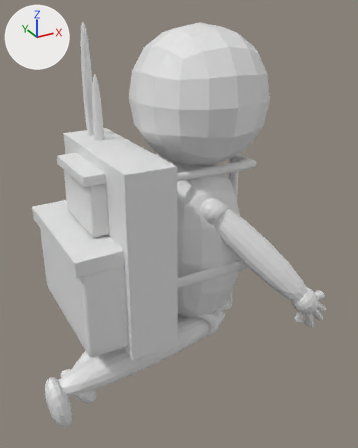
The Blender file ProgettoBello/Assets/BlenderAssets/animazione raccolta oggetti.blend: old version first, new version second.
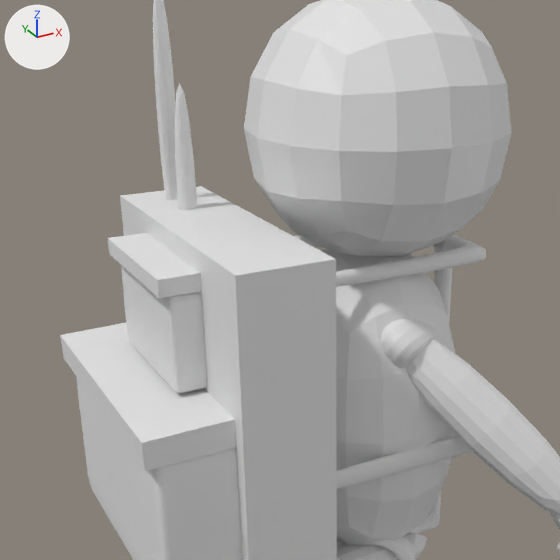
Old and new are each drawn whole from a 50 mm lens placed at (-3.13, -5.29, 4.91), pointed at (-0.26, -0.07, 2.3) and again close up on the part from 0% to 83% of the width and 7% to 73% of the height. The axes (+X, +Y, +Z) are drawn at upper left. The lights are the same throughout. Both versions are drawn at frame 5 of the action 'Cube.031Action'; the numbers are the values there.
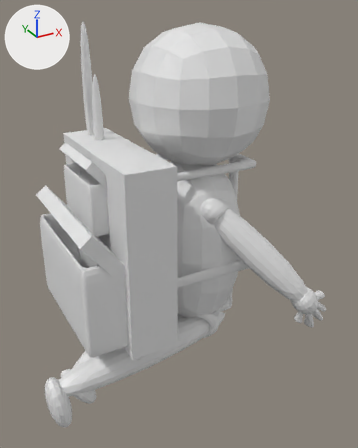
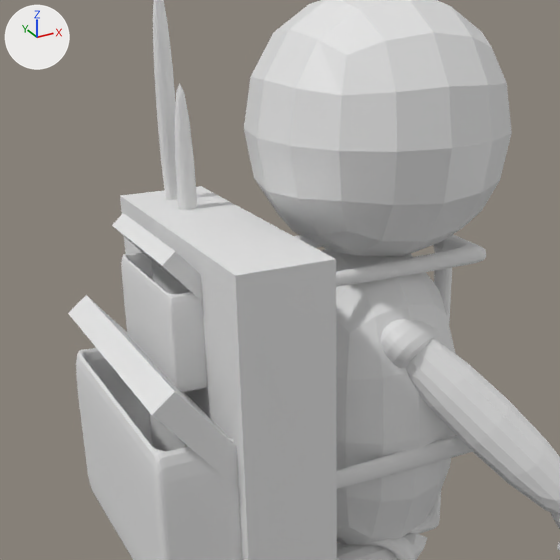
Pixel boxes [x1, y1, x2, y2] of what changed, in the close-ups (560 x 560 px):
'Cube.031', turned
    before: [60, 323, 236, 471]
    after: [68, 295, 238, 486]
'Cube.032', turned
    before: [108, 233, 202, 298]
    after: [112, 213, 202, 301]

The change in detail:
Object 'Cube.031' (ob_cube_031) turns from (0, -1, 0) to (0, 52, 0) degrees about x, y and z.
Object 'Cube.032' (ob_cube_032) turns from (0, 0, 0) to (0, 49, 0) degrees about x, y and z.
